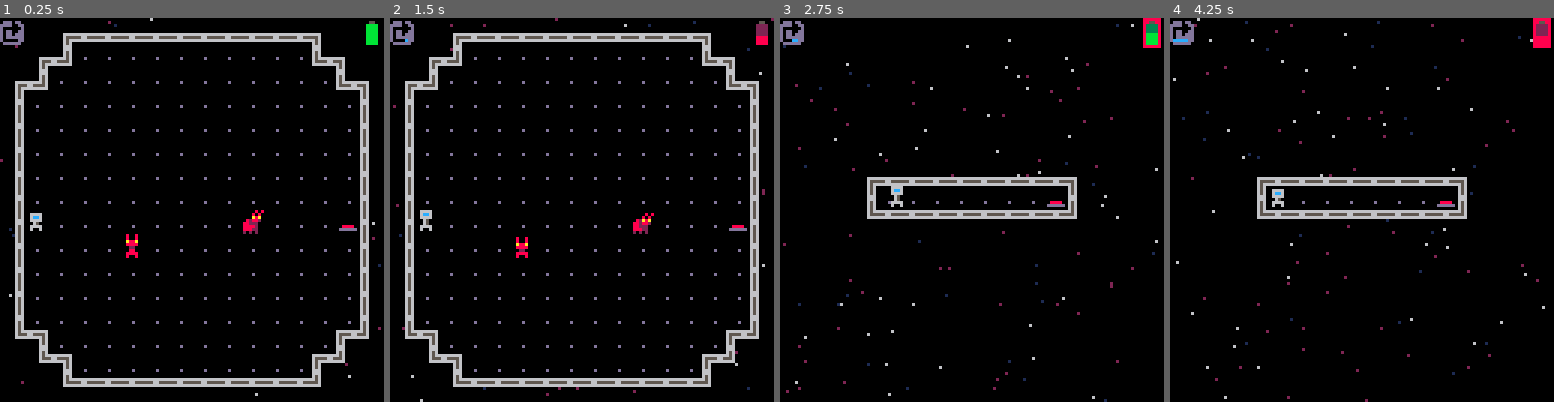
Above: before the commit, frames 1-4 (left to right).
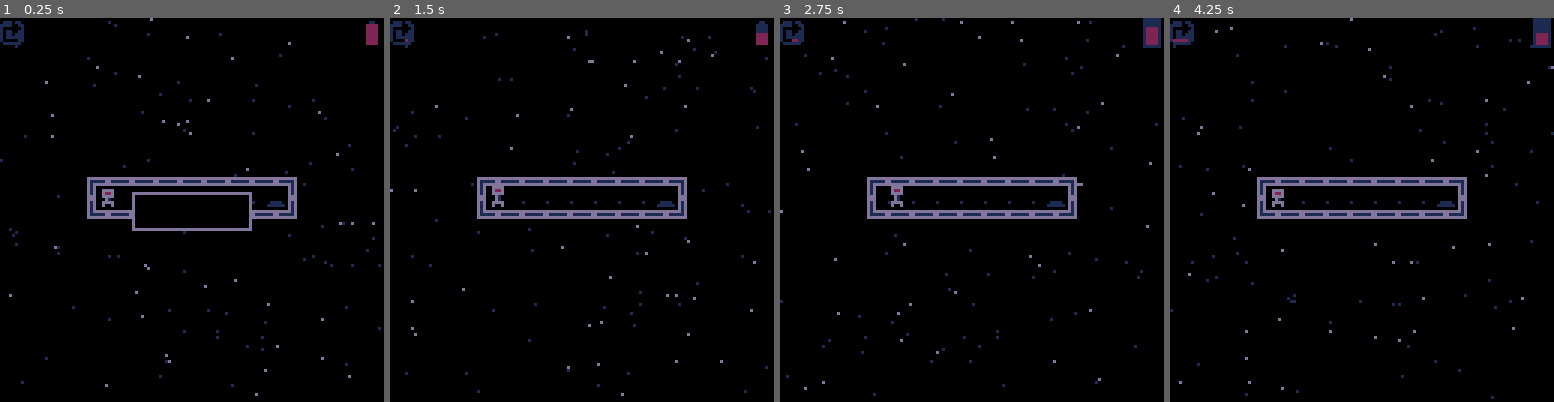
Above: after the commit, the same moments.

Repository: camerondugan/Pico8-Cartridges
Game: PICO-8 cartridge mygames/arbidor.p8
Same seed, same stepped clock (60 frames per second), same inputs: the game is played once before the commit and once after it.
Inputs:
- Up to frame 1 (0.25 s): no input
- Up to frame 2 (1.5 s): tap X (X key) at 0.33, 1.07 s; tap O (Z key) at 0.7 s
- Up to frame 3 (2.75 s): hold Right 1.6-2.1 s; tap O (Z key) at 1.7, 2.1, 2.5 s; tap X (X key) at 1.85 s; hold Up 2.15-2.42 s; hold Right from 2.47 s (still down)
- Up to frame 4 (4.25 s): tap O (Z key) every 0.4 s from 2.9 to 4.1 s; tap X (X key) at 2.97, 4.08 s; release Right at 3.03 s; hold Left 3.08-3.58 s; hold Down 3.63-3.97 s; hold Right from 4.02 s (still down)

The runs differ from the first frame. In frame 1, 14% of the frame differs, in the area x 0-100%, y 0-99%; in frame 2, 14%, in the area x 0-100%, y 0-100%; in frame 3, 5.0%; in frame 4, 5.0%.

Commit message:
fixed many more bugs

Diff:
--- a/mygames/arbidor.p8
+++ b/mygames/arbidor.p8
@@ -30,7 +30,7 @@
 
 --game essentials
 levels={1,2,3,5,4,6,7,8,9,10,11,12}
-this_lvl=6
+this_lvl=1
 doom=100
 doom_i=doom
 
@@ -42,7 +42,7 @@
 	palt(0,false)
 	--make pink transparent
 	palt(14,true)
-	if (this_lvl<3) then
+	if (this_lvl<=3 and not has_spoken) then
 		dark_filter()
 	end
 end
@@ -200,6 +200,7 @@
 		bat_warn=true
 		doom-=20
 	end
+	on_lvl_end()
 	init_map()
 	players={}
 	tiles={}
@@ -210,6 +211,9 @@
 	init_★()
 end
 
+function on_lvl_end()
+	if (has_spoken) has_spoken=false
+end
 -->8
 --pixel fx
 
@@ -241,13 +245,13 @@
 function dark_filter()
 	for p=0,15 do
 		if(p==0 or p==14) then
-			pal(p,0)
+			pal(p,0) --floor
 		elseif(p>5 and p<7) then
-			pal(p,6)
+			pal(p,13) --body
 		elseif(p>8 and p<13) then
-			pal(p,2)
+			pal(p,2) --highlights
 		else
-			pal(p,5)
+			pal(p,1) --shadows
 		end
 	end
 end
@@ -640,6 +644,8 @@
 		add(tiles,new_cor_tile(i*8,k*8))
 	elseif (tile==37) then
 		add(tiles,new_core_slot(i*8,k*8))
+	elseif (tile==38) then
+		add(tiles,new_flr_tile(i*8,k*8))
 	elseif (tile==57) then
 		add(tiles,new_flr_tile(i*8,k*8))
 		add(tiles,new_charge(i*8,k*8))
@@ -900,13 +906,13 @@
 				add(tnpc,npc)
 			end
 		end
+		npcs={}
 		for npc in all(tnpc) do
 			add(npcs,npc)
 			add(tiles,new_flr_tile(npc.x-8*mx,npc.y-8*my))
 		end
-		npcs={}
+		init_tiles()
 		init_npcs()
-		init_tiles()
 	end
 end
 
@@ -1125,6 +1131,7 @@
 	return bunny
 end
 
+has_spoken=false
 function new_eb(ax,ay)
 	return {
 		s=34,
@@ -1145,6 +1152,7 @@
 		 	mset(45,12,43)
 		 	init_tiles()
 		 	no_filter()
+		 	has_spoken=true
 			end
 			s.c+=1
 			if (s.c==1)	return {"zzz..!▥░▥    ","☉sight enhanced☉  "}
@@ -1648,7 +1656,7 @@
 10101010101010101010101010101010101010190a0a0a0a0a0a0a0a1a10101010291e090909091c1a101010101010101010290c0c0c0c2a290c0c0c2a1010101010190a0a0a0a0a1a101010101010100d09090909090909090909090909090b10101010191d090909091c1a101010101010191d09010925091c1a1010101010
 101010101010101010101010101010101010100d01090924090909090b1010101010291e090909090b101010101010101010101010101010101010101010101010100d010924092b0b101010101010100d09090909090909090909090909090b101010191d0909090909091c1a10101010100d090909090909091c1a10101010
 101010190a0a0a0a0a0a0a0a1a1010101010100d09090924090909090b101010101010291e0920090b10101010101010101010101010101010101010101010101010290c0c0c0c0c2a101010101010100d09090909090909090909090909090b1010100d09090909092509090b1010101010291e090909090909091c1a101010
-1010100d010909090909092b0b1010101010100d09090924090909090b101010101010100d0909090b1010101010101010101010101010101010101010101010101010101010101010101010101010100d09090909090909090909090909090b1010100d09090909090909090b101010101010291e090909090909091c1a1010
+1010100d010909090909092b0b1010101010100d09090924090909090b101010101010100d0909090b1010101010101010101010101010101010101010101010101010101010101010101010101010100d09090909090909090909090909090b1010100d09090909090909090b101010101010291e090909090909391c1a1010
 101010290c0c0c0c0c0c0c0c2a1010101010100d09090924090909090b10101010101010290c0c0c2a10101010101010101010101010101010101010101010101010190a0a0a0a0a0a0a0a1a101010100d010909090909090909350909092b0b1010100d09012609090909090b10101010101010291e090909260924240b1010
 101010101010101010101010101010101010100d090909240909092b0b1010101010101010190a0a0a0a0a0a0a1a10101010101010101010101010101010101010100d010909242409092b0b101010100d09090909370909090909090909090b1010100d09090909090909240b1010101010101010291e24090909091b2a1010
 10101010101010101010101010101010101010290c0c0c0c0c0c0c0c2a10101010101010100d090909090909091c1a101010101010190a1a101010190a1a10101010290c0c0c0c0c0c0c0c2a101010100d09090909090909090909090909090b101010291e0909090909241b2a101010101010101010291e092b091b2a101010
